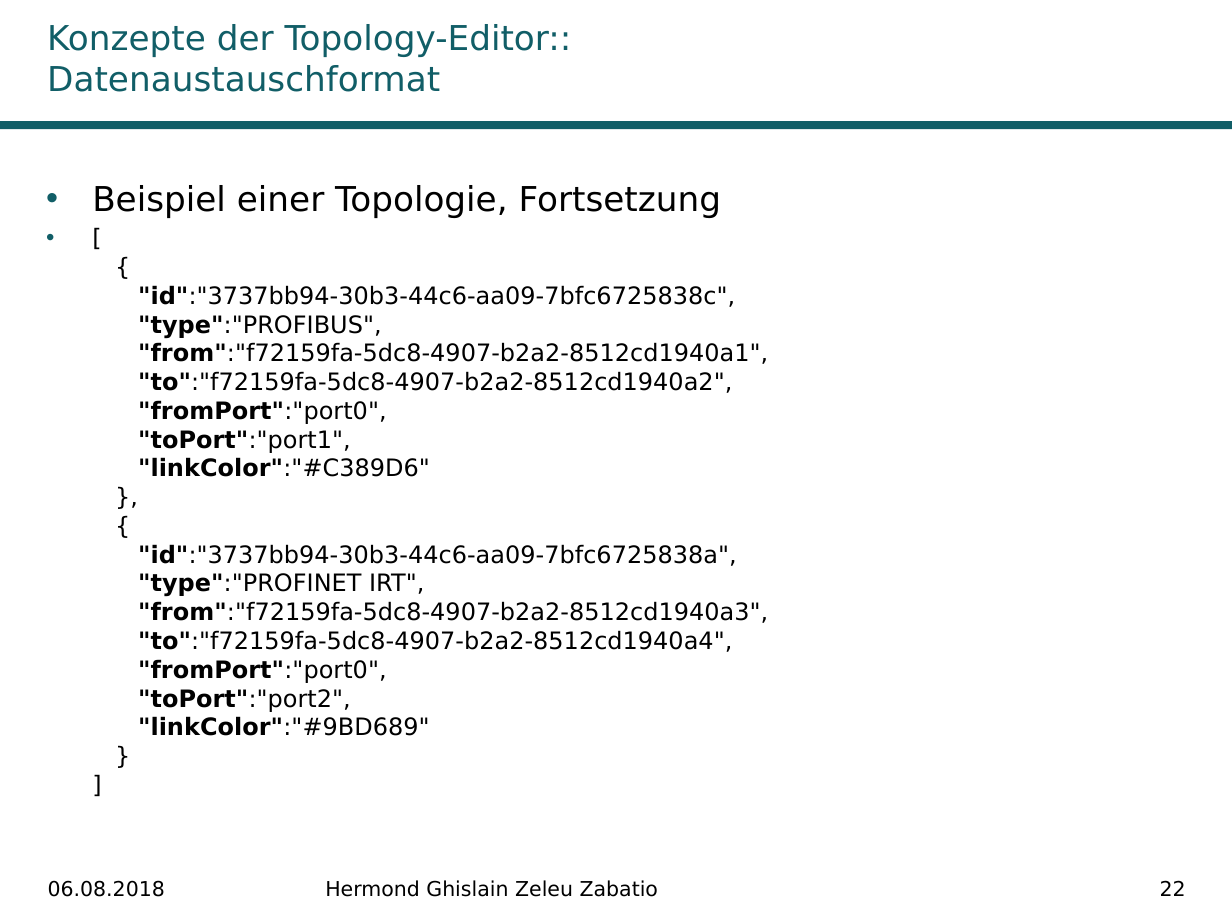
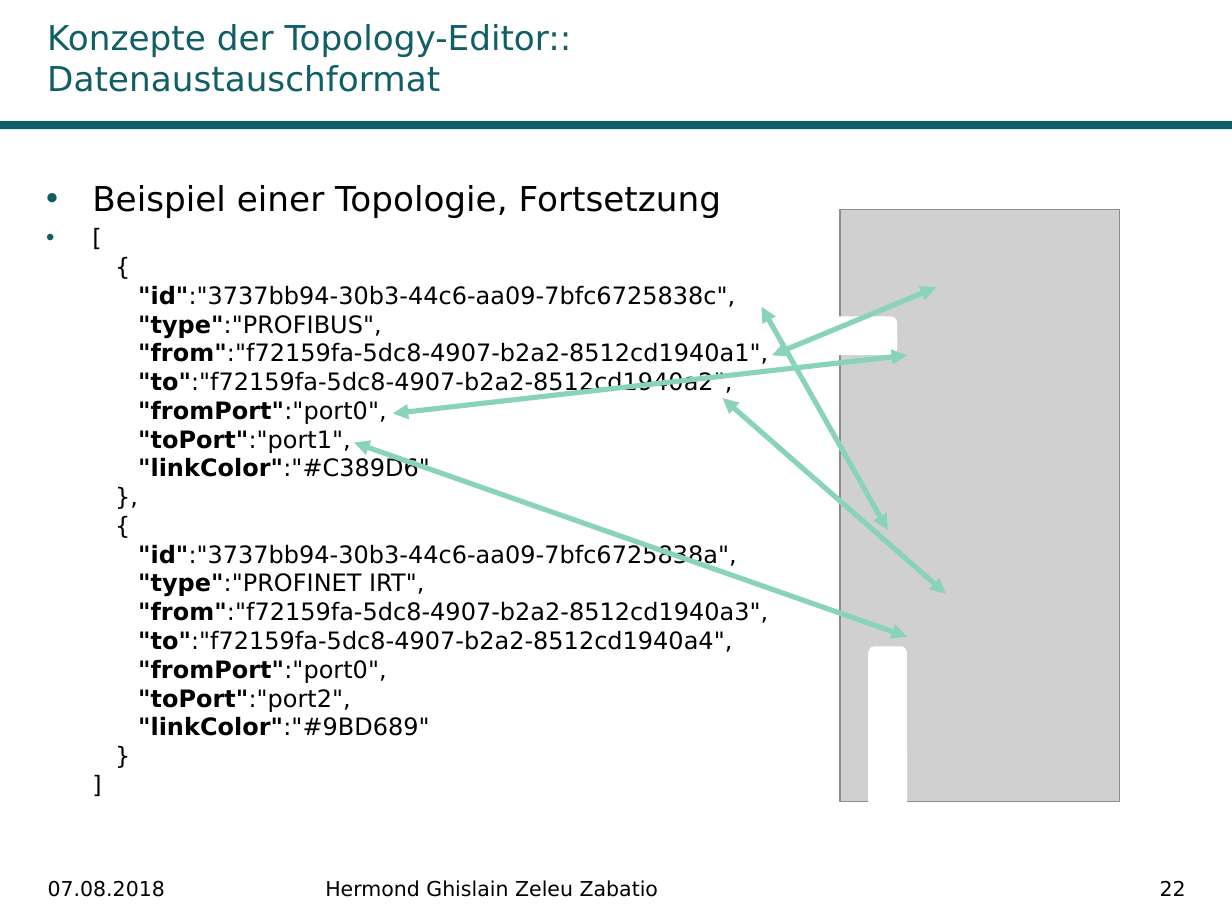
Before and after one commit to Ghislain1/zoe-fb-app, a slide deck: slide 22 of Master-Abschluss.pptx. Drawn at 1232x924 pixels with LibreOffice and Linux fonts; fonts in the diff are those of the drawing; grey boxes stand for pictures; background and template pictures are left out. Boxes give left, top, right and bottom in pixels: in the first picture for what was removed or moved away, otherwise in the second. Text is boxed around its words. In the diff, an @@ line names an element or a change of style, - is before the commit and + after.

```diff
--- a/Master-Abschluss.pptx
+++ b/Master-Abschluss.pptx
@@ picture added at <box>840,210,1119,801</box> @@
@@ double arrow added from (772, 355) to (936, 287), #8AD3B9 3 pt @@
@@ double arrow added from (761, 307) to (887, 530), #8AD3B9 3 pt @@
@@ rounded rectangle added at <box>809,317,897,355</box>, fill #FFFFFF @@
@@ double arrow added from (393, 414) to (907, 355), #8AD3B9 3 pt @@
@@ double arrow added from (723, 398) to (946, 594), #8AD3B9 3 pt @@
@@ double arrow added from (354, 442) to (907, 637), #8AD3B9 3 pt @@
@@ rounded rectangle added at <box>869,647,907,840</box>, fill #FFFFFF @@
@@ text at <box>48,880,165,897</box>: text changed @@
-06.08.2018
+07.08.2018
```
Also in this commit, not shown: 28 other slides changed, 2 other files.
